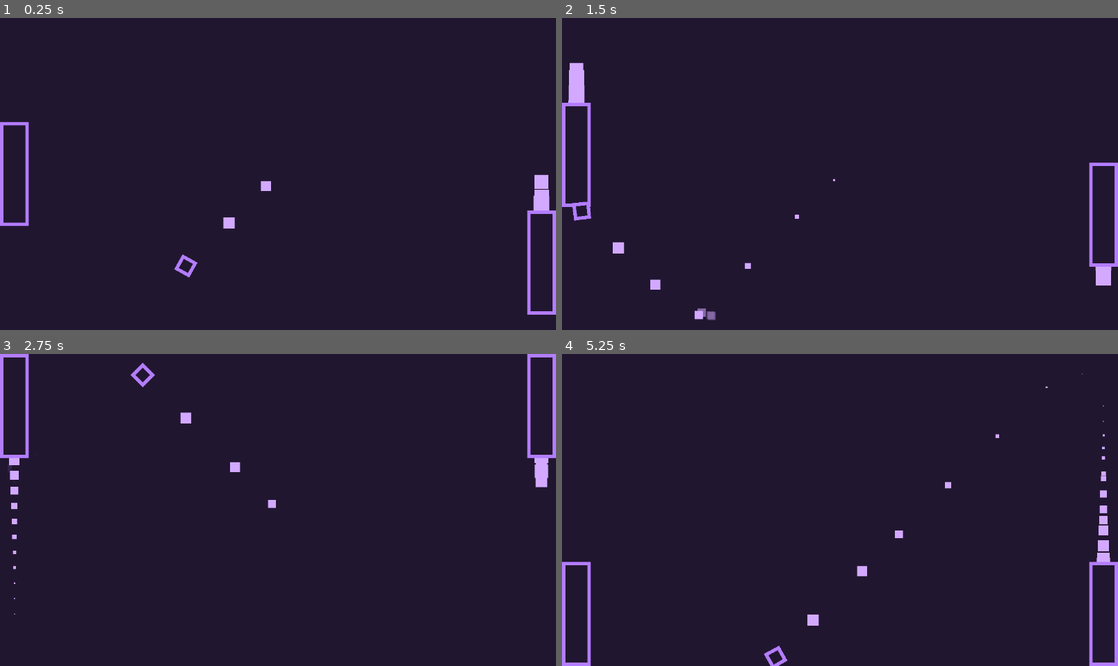
Above: before the commit, frames 1-4 (two rows, left to right).
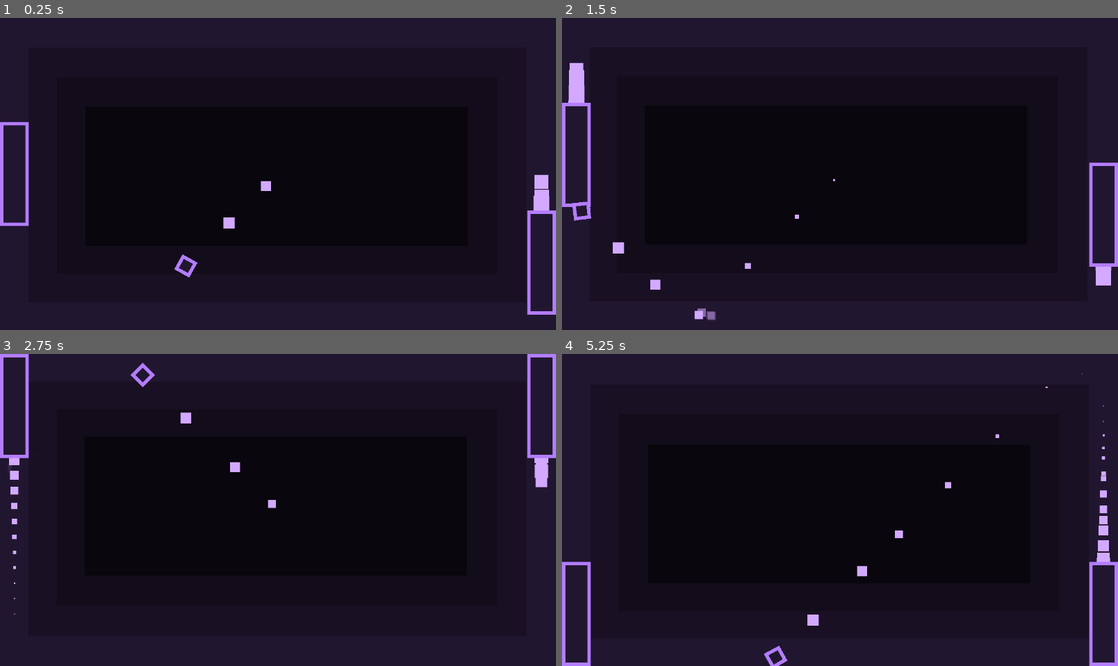
Above: after the commit, the same moments.

Repository: JoeZlonicky/interception
Game: Godot game, scene res://game/game.tscn
Two runs of this game, one before a commit and one after it. Both use one fixed random seed, a clock stepped at 60 frames per second and the inputs below. The engine's default icon, where the game draws it, is replaced by a stand-in: a white triangle on a blue panel in a dark square.
Inputs:
- Up to frame 1 (0.25 s): no input
- Up to frame 2 (1.5 s): hold W (player_1_move_up) 0.53-1.28 s; tap Down (player_2_move_down) at 0.6 s; hold S (player_1_move_down) from 1.28 s (still down); tap Up (player_2_move_up) at 1.35 s
- Up to frame 3 (2.75 s): release S (player_1_move_down) at 2.03 s; hold W (player_1_move_up) from 2.03 s (still down); tap Down (player_2_move_down) at 2.1 s
- Up to frame 4 (5.25 s): tap Up (player_2_move_up) at 2.85, 4.35 s; release W (player_1_move_up) at 3.53 s; hold S (player_1_move_down) from 3.53 s (still down); tap Down (player_2_move_down) at 3.6, 5.1 s

The runs differ from the first frame. In frame 1, 30% of the frame differs, in the area x 15-85%, y 28-74%; in frame 2, 31%, in the area x 14-84%, y 28-73%; in frame 3, 31%; in frame 4, 31%.

Commit message:
Kinda cool background shader

Diff:
--- a/common/shaders/background.gdshader
+++ b/common/shaders/background.gdshader
@@ -4,26 +4,39 @@
 uniform vec4 inner_bg_1 : source_color;
 uniform vec4 inner_bg_2 : source_color;
 uniform vec4 inner_bg_3 : source_color;
+
 uniform vec2 size = vec2(480, 270);
+instance uniform vec2 offset = vec2(0.5, 0.5);
 uniform float inner_width = 10.0;
 
-bool isDistanceFromTextureEdge(vec2 pos, float d) {
-	return pos.x > d && pos.x < size.x - d && pos.y > d && pos.y < size.y - d;
+bool isDistanceFromTextureEdge(vec2 pos, float dl, float dr, float dt, float db) {
+	return pos.x > dl && pos.x < size.x - dr && pos.y > dt && pos.y < size.y - db;
 }
 
-vec4 getColor(vec2 pos) {
-	if (isDistanceFromTextureEdge(pos, inner_width * 3.0)) {
+bool isDistanceFromTextureEdge(vec2 pos, float d, vec2 o) {
+	return isDistanceFromTextureEdge(pos, d * o.x, d * (1.0 - o.x), d * o.y, d * (1.0 - o.y));
+}
+
+vec4 getColor(vec2 uv) {
+	vec2 pos = size * uv;
+
+	float no_bound = 0.0;
+	float bound_1 = inner_width;
+	float bound_2 = inner_width * 2.0;
+	float bound_3 = inner_width * 3.0;
+
+	if (isDistanceFromTextureEdge(pos, bound_3, offset)) {
 		return inner_bg_3;
-	} else if (isDistanceFromTextureEdge(pos, inner_width * 2.0)) {
+	}
+	else if (isDistanceFromTextureEdge(pos, bound_2, offset)) {
 		return inner_bg_2;
-	} else if (isDistanceFromTextureEdge(pos, inner_width)) {
+	}
+	if (isDistanceFromTextureEdge(pos, bound_1, offset)) {
 		return inner_bg_1;
 	}
 	return default_bg;
 }
 
 void fragment() {
-	vec2 pos = size * UV;
-
-	COLOR = getColor(pos);
+	COLOR = getColor(UV);
 }
--- a/game/game.gd
+++ b/game/game.gd
@@ -12,6 +12,7 @@
 @onready var left_paddle: Paddle = %LeftPaddle
 @onready var right_paddle: Paddle = %RightPaddle
 @onready var score_sfx: AudioStreamPlayer = %ScoreSFX
+@onready var background: TextureRect = $BackgroundLayer/Background
 
 
 # Game starts with a new ball spawning
@@ -20,8 +21,15 @@
 
 
 # Control the left paddle with input
-func _process(_delta: float) -> void:
+func _process(delta: float) -> void:
 	left_paddle.input = Input.get_axis("player_1_move_up", "player_1_move_down")
+
+	var current_offset: Vector2 = background.get_instance_shader_parameter("offset")
+
+	var ball_pos_ratio := ball.global_position / get_viewport_rect().size
+	var target_offset := Vector2(0.475, 0.475) + ball_pos_ratio * 0.05
+	var new_offset := current_offset.move_toward(target_offset, delta * 0.1)
+	background.set_instance_shader_parameter("offset", new_offset)
 	#right_paddle.input = Input.get_axis("player_2_move_up", "player_2_move_down")
 
 
--- a/game/game.tscn
+++ b/game/game.tscn
@@ -4,6 +4,7 @@
 [ext_resource type="FontFile" uid="uid://by2m4v1dk3eah" path="res://common/fonts/monomaniac_one/MonomaniacOne-Regular.ttf" id="2_4fuuu"]
 [ext_resource type="Shader" uid="uid://d3o4otiu3d8mc" path="res://common/shaders/background.gdshader" id="2_dxrkv"]
 [ext_resource type="PackedScene" uid="uid://dfq6d3x5qit4i" path="res://components/paddle/paddle.tscn" id="2_vasa2"]
+[ext_resource type="Texture2D" uid="uid://chvsu0af2ufge" path="res://icon.svg" id="3_dakft"]
 [ext_resource type="AudioStream" uid="uid://o44jal8svjmx" path="res://common/sfx/score.wav" id="3_h7iqs"]
 
 [sub_resource type="ShaderMaterial" id="ShaderMaterial_4fuuu"]
@@ -12,10 +13,8 @@
 shader_parameter/inner_bg_1 = Color(0.09803922, 0.0627451, 0.13725491, 1)
 shader_parameter/inner_bg_2 = Color(0.07450981, 0.047058824, 0.101960786, 1)
 shader_parameter/inner_bg_3 = Color(0.039215688, 0.023529412, 0.050980393, 1)
-shader_parameter/size = Vector2(0, 0)
-shader_parameter/inner_width = 25.0
-
-[sub_resource type="PlaceholderTexture2D" id="PlaceholderTexture2D_dakft"]
+shader_parameter/size = Vector2(480, 270)
+shader_parameter/inner_width = 50.0
 
 [sub_resource type="WorldBoundaryShape2D" id="WorldBoundaryShape2D_vasa2"]
 normal = Vector2(0, 1)
@@ -36,12 +35,13 @@
 
 [node name="Background" type="TextureRect" parent="BackgroundLayer" unique_id=1536726557]
 material = SubResource("ShaderMaterial_4fuuu")
+instance_shader_parameters/offset = Vector2(0.5, 0.5)
 anchors_preset = 15
 anchor_right = 1.0
 anchor_bottom = 1.0
 grow_horizontal = 2
 grow_vertical = 2
-texture = SubResource("PlaceholderTexture2D_dakft")
+texture = ExtResource("3_dakft")
 
 [node name="AnnouncementLabel" type="Label" parent="BackgroundLayer" unique_id=1557134609]
 unique_name_in_owner = true
